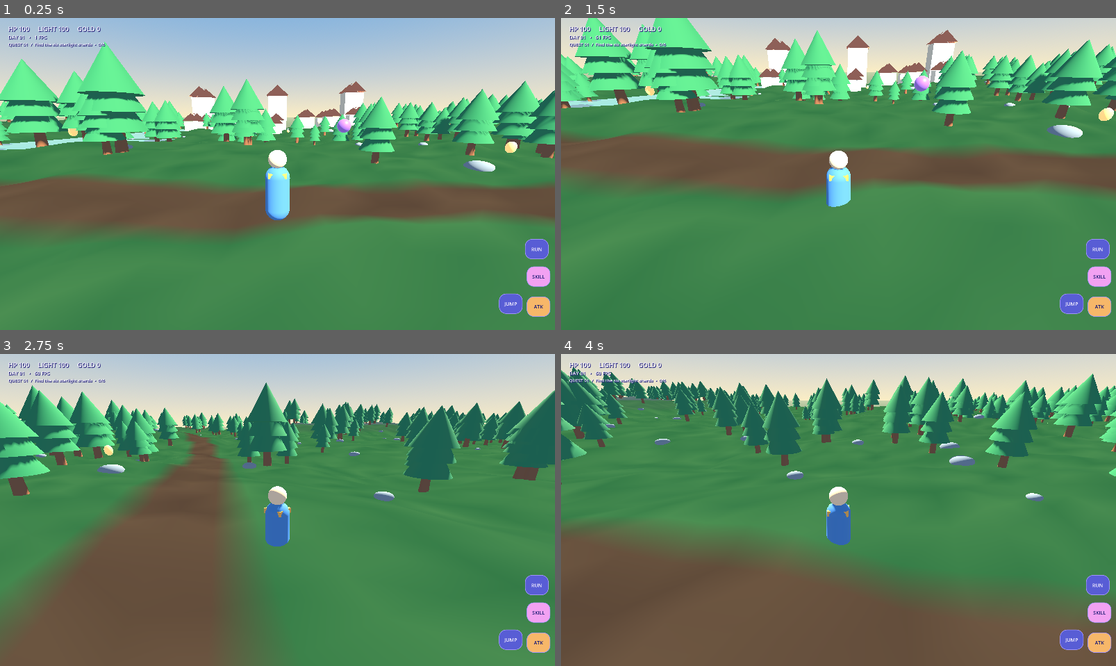
Above: before the commit, frames 1-4 (two rows, left to right).
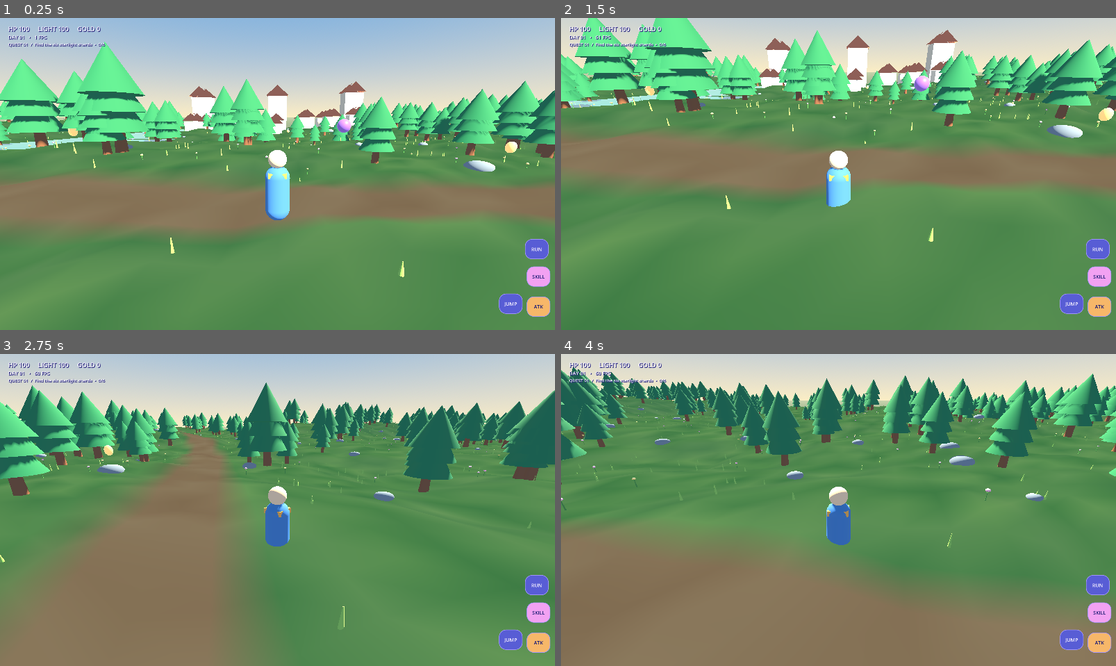
Above: after the commit, the same moments.

Repository: Endiq-jar/Last-Star
Game: Godot game, scene res://scenes/last_star.tscn
The game is run twice, just before and just after one commit, with the same random seed, the same clock (stepped at 60 frames per second) and the same inputs.
Inputs (mouse positions are in pixels of both pictures, inside the frame that each line leads up to):
- Up to frame 1 (0.25 s): no input
- Up to frame 2 (1.5 s): tap Enter at 0.5 s; move the mouse to (960, 158) at 0.52 s; hold D (move_right) 0.53-1.28 s; click (960, 158) at 0.67 s; tap Space (jump) at 0.77 s; move the mouse to (810, 174) at 1.27 s; hold W (move_forward) from 1.28 s (still down)
- Up to frame 3 (2.75 s): keep holding W (move_forward); tap Space (jump) at 1.52 s; move the mouse to (288, 503) at 2.02 s
- Up to frame 4 (4 s): keep holding W (move_forward); move the mouse to (832, 516) at 2.77 s; click (832, 516) at 2.92 s; tap Space (jump) at 3.02, 3.77 s; move the mouse to (877, 513) at 3.52 s

The runs differ from the first frame. In frame 1, 18% of the frame differs, in the area x 0-100%, y 32-99%; in frame 2, 18%; in frame 3, 26%; in frame 4, 34%, in the area x 0-100%, y 13-100%.

Commit message:
Enrich streamed terrain with meadow details
Co-authored-by: arena-agent <297053741+arena-agent@users.noreply.github.com>

Diff:
--- a/godot/scripts/laststar/game_root.gd
+++ b/godot/scripts/laststar/game_root.gd
@@ -10,6 +10,8 @@
 const TERRAIN_RENDER_DISTANCE := 3
 const TREES_PER_CHUNK := 12
 const ROCKS_PER_CHUNK := 5
+const GRASS_PER_CHUNK := 46
+const FLOWERS_PER_CHUNK := 18
 
 var height_noise := FastNoiseLite.new()
 var detail_noise := FastNoiseLite.new()
@@ -29,9 +31,16 @@
 var tree_trunk_mesh: CylinderMesh
 var tree_leaf_mesh: CylinderMesh
 var rock_mesh: SphereMesh
+var grass_blade_mesh: CylinderMesh
+var flower_stem_mesh: CylinderMesh
+var flower_head_mesh: SphereMesh
 var tree_trunk_material: StandardMaterial3D
 var tree_leaf_material: StandardMaterial3D
 var rock_material: StandardMaterial3D
+var grass_material: StandardMaterial3D
+var flower_stem_material: StandardMaterial3D
+var flower_pink_material: StandardMaterial3D
+var flower_gold_material: StandardMaterial3D
 var terrain_chunks: Dictionary = {}
 var terrain_center := Vector2i(2147483647, 2147483647)
 var hud
@@ -104,20 +113,23 @@
 func _terrain_color(x: float, z: float, y: float) -> Color:
 	var variation := detail_noise.get_noise_2d(x * 2.0, z * 2.0)
 	var path_distance := absf(z - path_center(x))
-	if path_distance < 2.2:
-		return Color(0.49, 0.34, 0.23).lerp(
-			Color(0.62, 0.45, 0.29), clampf(variation * 0.55 + 0.5, 0.0, 1.0)
-		)
-	if y > 4.2:
-		return Color(0.48, 0.55, 0.46).lerp(
-			Color(0.78, 0.81, 0.72), clampf((y - 4.2) / 8.0, 0.0, 0.65)
-		)
-	var base := Color(0.28, 0.58, 0.29).lerp(
-		Color(0.42, 0.69, 0.34), clampf(variation * 0.65 + 0.5, 0.0, 1.0)
+	var base := Color("#559747").lerp(Color("#8cbd5b"), clampf(variation * 0.72 + 0.5, 0.0, 1.0))
+	var patch := height_noise.get_noise_2d(x * 0.45 + 90.0, z * 0.45 - 42.0)
+	if patch > 0.12:
+		base = base.lerp(Color("#347b53"), clampf((patch - 0.12) * 0.7, 0.0, 0.48))
+	var slope_x := height_at(x - 1.0, z) - height_at(x + 1.0, z)
+	var slope_z := height_at(x, z - 1.0) - height_at(x, z + 1.0)
+	var steepness := clampf(Vector2(slope_x, slope_z).length() * 0.18, 0.0, 0.55)
+	base = base.lerp(Color("#8a8977"), steepness)
+	if y > 5.5:
+		var snow := clampf((y - 5.5) / 5.0, 0.0, 0.8)
+		base = base.lerp(Color("#e8e8dc"), snow)
+	var path_edge := clampf((3.3 - path_distance) / 1.1, 0.0, 1.0)
+	path_edge = path_edge * path_edge * (3.0 - 2.0 * path_edge)
+	var path_color := Color("#aa8052").lerp(
+		Color("#c19b66"), clampf(variation * 0.55 + 0.5, 0.0, 1.0)
 	)
-	if absf(x) > 47.0 and y > 2.0:
-		base = base.lerp(Color(0.42, 0.48, 0.36), 0.28)
-	return base
+	return base.lerp(path_color, path_edge)
 
 
 func _build_terrain() -> void:
@@ -278,6 +290,29 @@
 	rock_material = StandardMaterial3D.new()
 	rock_material.albedo_color = Color("#71808b")
 	rock_material.roughness = 0.95
+	grass_blade_mesh = CylinderMesh.new()
+	grass_blade_mesh.top_radius = 0.012
+	grass_blade_mesh.bottom_radius = 0.055
+	grass_blade_mesh.height = 0.52
+	grass_material = StandardMaterial3D.new()
+	grass_material.albedo_color = Color("#86bd59")
+	grass_material.roughness = 1.0
+	flower_stem_mesh = CylinderMesh.new()
+	flower_stem_mesh.top_radius = 0.012
+	flower_stem_mesh.bottom_radius = 0.022
+	flower_stem_mesh.height = 0.38
+	flower_stem_material = StandardMaterial3D.new()
+	flower_stem_material.albedo_color = Color("#4b8a45")
+	flower_stem_material.roughness = 1.0
+	flower_head_mesh = SphereMesh.new()
+	flower_head_mesh.radius = 0.085
+	flower_head_mesh.height = 0.12
+	flower_pink_material = StandardMaterial3D.new()
+	flower_pink_material.albedo_color = Color("#f3a4c8")
+	flower_pink_material.roughness = 0.72
+	flower_gold_material = StandardMaterial3D.new()
+	flower_gold_material.albedo_color = Color("#f4d16e")
+	flower_gold_material.roughness = 0.72
 
 
 func _decorate_terrain_chunk(root: Node3D, coord: Vector2i) -> void:
@@ -341,6 +376,78 @@
 		)
 	_fill_multimesh(rock_mm, rock_transforms)
 	_add_multimesh(root, "MeadowRocks", rock_mm, rock_material)
+	_add_meadow_details(root, coord, rng)
+
+
+func _add_meadow_details(root: Node3D, coord: Vector2i, rng: RandomNumberGenerator) -> void:
+	var grass_mm := _new_multimesh(grass_blade_mesh)
+	var stems_mm := _new_multimesh(flower_stem_mesh)
+	var pink_mm := _new_multimesh(flower_head_mesh)
+	var gold_mm := _new_multimesh(flower_head_mesh)
+	var grass_transforms: Array[Transform3D] = []
+	var stem_transforms: Array[Transform3D] = []
+	var pink_transforms: Array[Transform3D] = []
+	var gold_transforms: Array[Transform3D] = []
+	var grass_attempts := 0
+	while grass_transforms.size() < GRASS_PER_CHUNK and grass_attempts < GRASS_PER_CHUNK * 3:
+		grass_attempts += 1
+		var local_x := rng.randf_range(0.0, TERRAIN_CHUNK_SIZE)
+		var local_z := rng.randf_range(0.0, TERRAIN_CHUNK_SIZE)
+		var world_x := coord.x * TERRAIN_CHUNK_SIZE + local_x
+		var world_z := coord.y * TERRAIN_CHUNK_SIZE + local_z
+		if absf(world_z - path_center(world_x)) < 4.0:
+			continue
+		if absf(world_x + 38.0 + (world_z + 26.0) * 0.12) < 3.5:
+			continue
+		if height_at(world_x, world_z) > 5.8:
+			continue
+		var blade_height := rng.randf_range(0.58, 1.18)
+		var blade_basis := Basis(Vector3.UP, rng.randf_range(0.0, TAU)).scaled(
+			Vector3(rng.randf_range(0.7, 1.25), blade_height, rng.randf_range(0.7, 1.25))
+		)
+		grass_transforms.append(
+			Transform3D(
+				blade_basis,
+				Vector3(local_x, height_at(world_x, world_z) + blade_height * 0.25, local_z)
+			)
+		)
+	var flower_attempts := 0
+	while (
+		pink_transforms.size() + gold_transforms.size() < FLOWERS_PER_CHUNK
+		and flower_attempts < FLOWERS_PER_CHUNK * 5
+	):
+		flower_attempts += 1
+		var local_x := rng.randf_range(0.0, TERRAIN_CHUNK_SIZE)
+		var local_z := rng.randf_range(0.0, TERRAIN_CHUNK_SIZE)
+		var world_x := coord.x * TERRAIN_CHUNK_SIZE + local_x
+		var world_z := coord.y * TERRAIN_CHUNK_SIZE + local_z
+		if absf(world_z - path_center(world_x)) < 3.8:
+			continue
+		if absf(world_x + 38.0 + (world_z + 26.0) * 0.12) < 3.5:
+			continue
+		if height_at(world_x, world_z) > 5.5:
+			continue
+		var ground_y := height_at(world_x, world_z)
+		var stem_basis := Basis(Vector3.UP, rng.randf_range(0.0, TAU)).scaled(
+			Vector3.ONE * rng.randf_range(0.8, 1.2)
+		)
+		stem_transforms.append(Transform3D(stem_basis, Vector3(local_x, ground_y + 0.19, local_z)))
+		var head_origin := Vector3(local_x, ground_y + rng.randf_range(0.39, 0.48), local_z)
+		var head_transform := Transform3D(
+			Basis.IDENTITY.scaled(Vector3.ONE * rng.randf_range(0.8, 1.2)), head_origin
+		)
+		if rng.randf() < 0.55:
+			pink_transforms.append(head_transform)
+		else:
+			gold_transforms.append(head_transform)
+	_fill_multimesh(grass_mm, grass_transforms)
+	_fill_multimesh(stems_mm, stem_transforms)
+	_fill_multimesh(pink_mm, pink_transforms)
+	_fill_multimesh(gold_mm, gold_transforms)
+	_add_multimesh(root, "MeadowGrass", grass_mm, grass_material)
+	_add_multimesh(root, "WildflowerStems", stems_mm, flower_stem_material)
+	_add_multimesh(root, "PinkWildflowers", pink_mm, flower_pink_material)
+	_add_multimesh(root, "GoldenWildflowers", gold_mm, flower_gold_material)
 
 
 func _new_multimesh(mesh: Mesh) -> MultiMesh:
